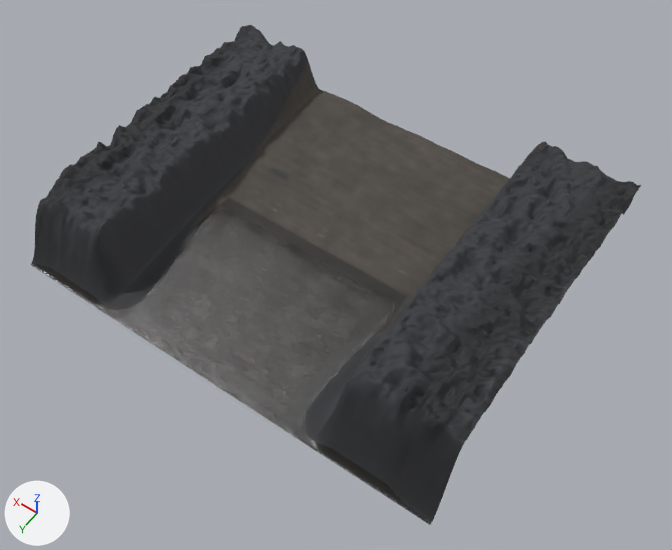
An edit to the glTF model examples/gosx-docs/public/models/blackglass/beach-v2.glb, drawn before and after from the same camera.
Before and after are seen from a camera (50 mm lens) standing at (-89.9, 115.7, 181.1) and looking at (-7.9, 0.9, 0.7). Lighting does not change. The marker at lower left points along +X, +Y and +Z. The older version comes first. Where no turn or scale is listed for an object, it has been applied to the vertices.
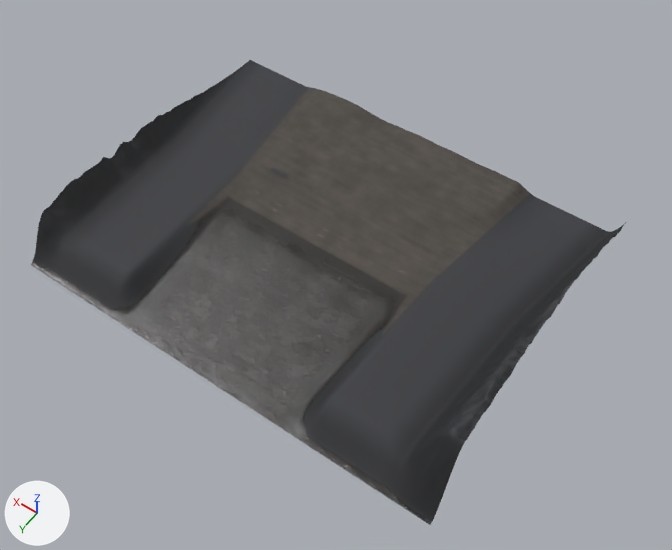
The edits, one by one:
me_mesh_0 has 16641 vertices, 32768 faces and spans x -60.0..60.0, y -30.0..60.0, z -60.0..-34.2.
me_mesh_0 is used by ob_mesh_0; location (0.0, -20.0, 55.2).
me_mesh_0 part 1: 4647 of 16641 vertices moved; they spanned x -60.0..-22.5, y -30.0..59.1, z -59.9..-34.2 and now span x -60.0..-22.5, y -30.0..59.1, z -59.8..-34.4; mean shift (0.0, 0.0, -12.5); largest move (-36.6, 32.0, -34.2) -> (-36.6, 32.0, -53.7).
me_mesh_0 part 2: 4081 of 16641 vertices moved; they spanned x 29.1..60.0, y -30.0..59.1, z -59.9..-40.2 and now span x 29.1..60.0, y -30.0..59.1, z -59.8..-45.4; mean shift (0.0, 0.0, -8.6); largest move (45.0, 30.9, -40.2) -> (45.0, 30.9, -53.7).
me_mesh_0 part 3: 4836 of the faces centred in x 28.4..59.4, y -29.7..59.4, z -59.8..-40.2 are now shaded flat.

What differs and where, as boxes (x1, y1, x2, y2) in the pictures (672 x 550 px; the box of a moved part takes in the faces that stretch with it):
'Mesh_0', reshaped (7% shorter)
    before: (31, 25, 641, 525)
    after: (31, 60, 624, 525)
part 1 of me_mesh_0, moved or reshaped
    before: (290, 141, 641, 513)
    after: (290, 179, 624, 513)
part 2 of me_mesh_0, moved or reshaped
    before: (31, 25, 320, 319)
    after: (31, 60, 320, 319)
part 3 of me_mesh_0, shading changed
    before: (54, 25, 321, 320)
    after: (56, 61, 321, 320)
